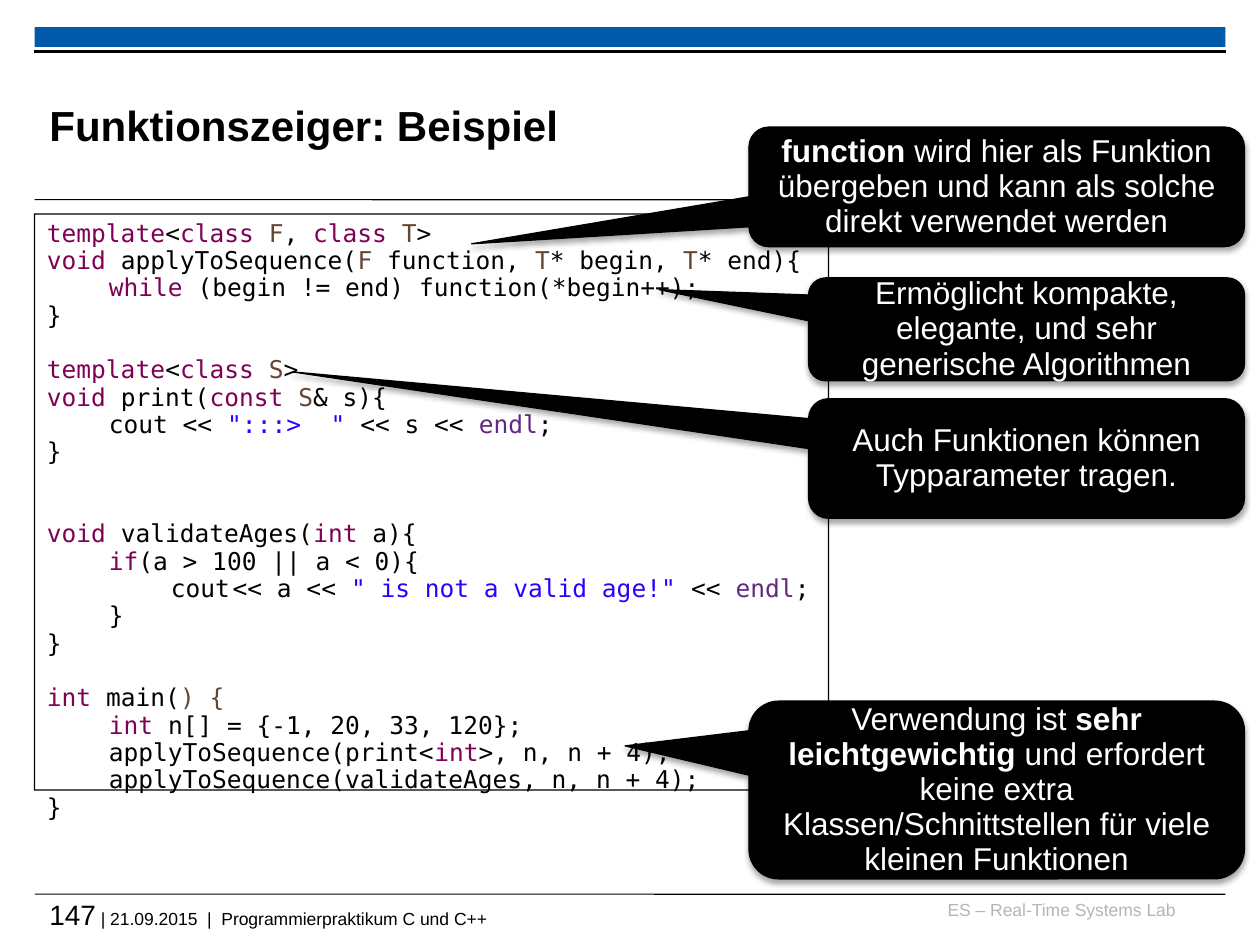
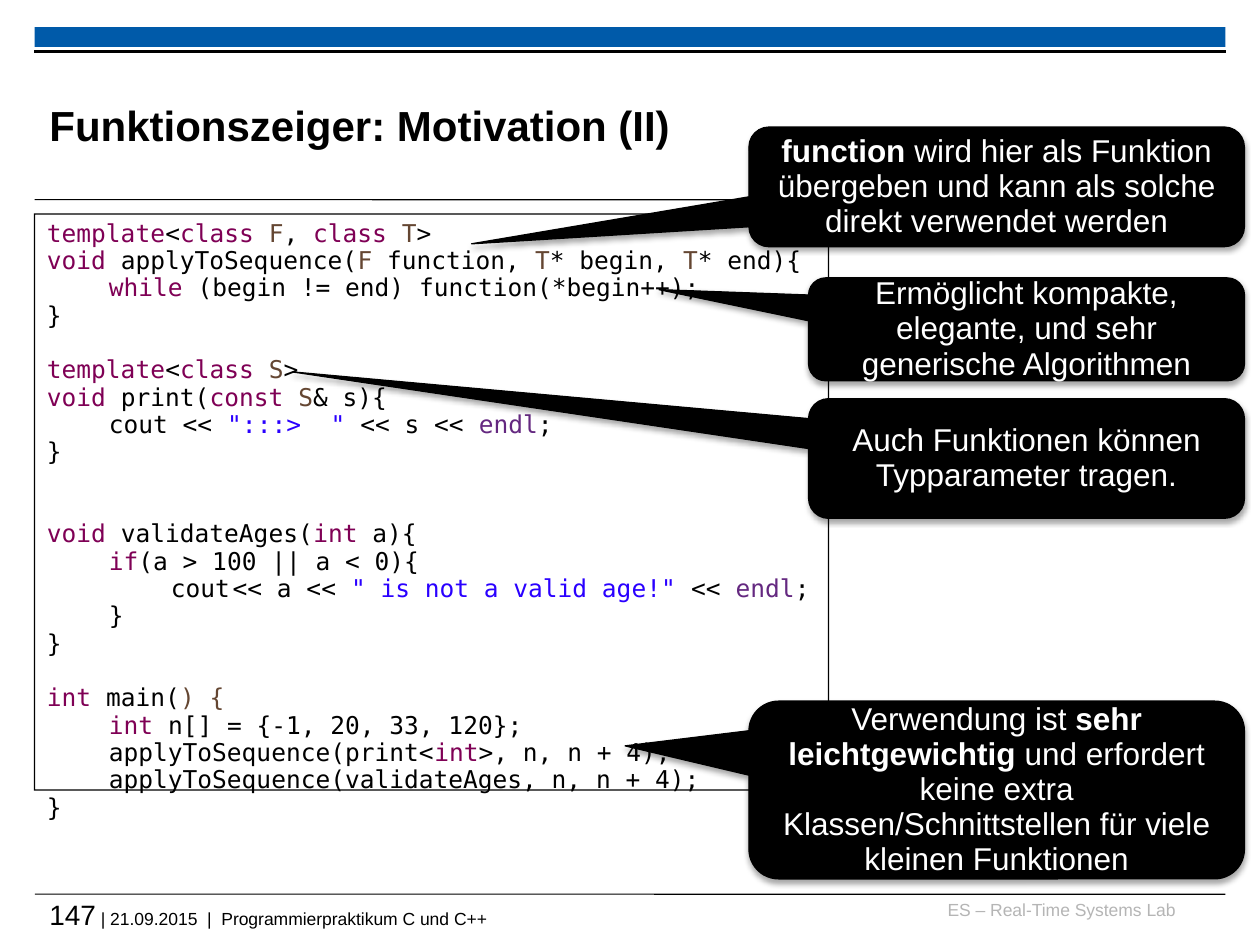
Before and after one commit to h82k/tud-cppp, a slide deck: slide 147 of cppp_lecture.pptx. Drawn at 1260x945 pixels with LibreOffice and Linux fonts; fonts in the diff are those of the drawing; background and template pictures are left out. Boxes give left, top, right and bottom in pixels: in the first picture for what was removed or moved away, otherwise in the second. Text is boxed around its words. In the diff, an @@ line names an element or a change of style, - is before the commit and + after.

```diff
--- a/cppp_lecture.pptx
+++ b/cppp_lecture.pptx
@@ title at box(49, 110, 669, 150): text changed @@
-Funktionszeiger: Beispiel
+Funktionszeiger: Motivation (II)
```
Also in this commit, not shown: 10 other slides changed, 3 slides added, 2 other files.
